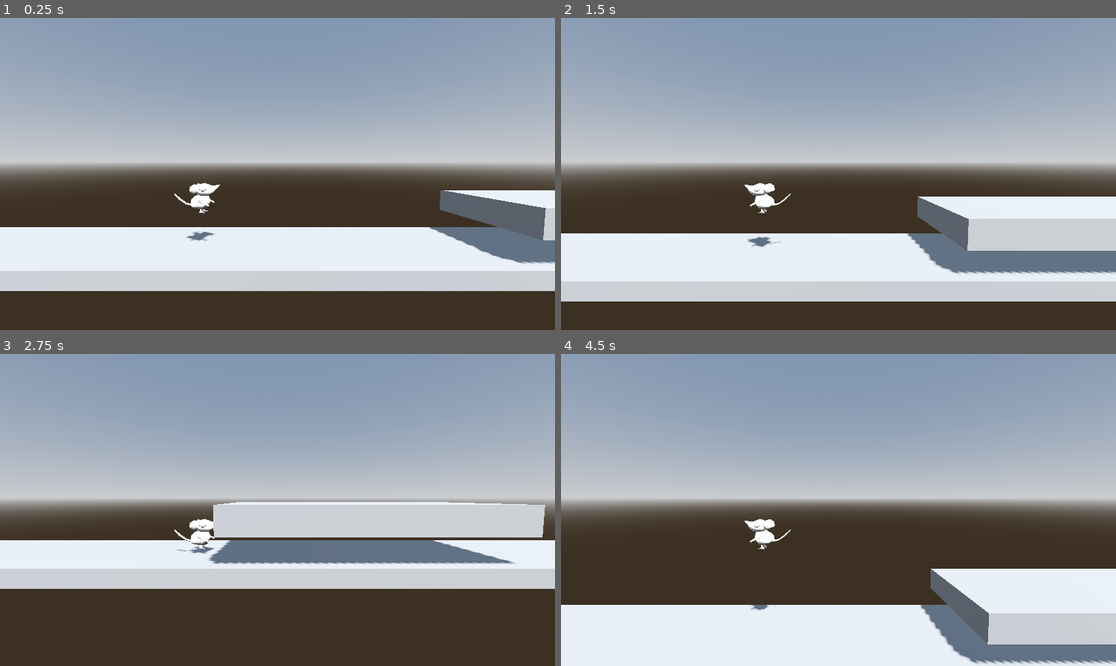
Above: before the commit, frames 1-4 (two rows, left to right).
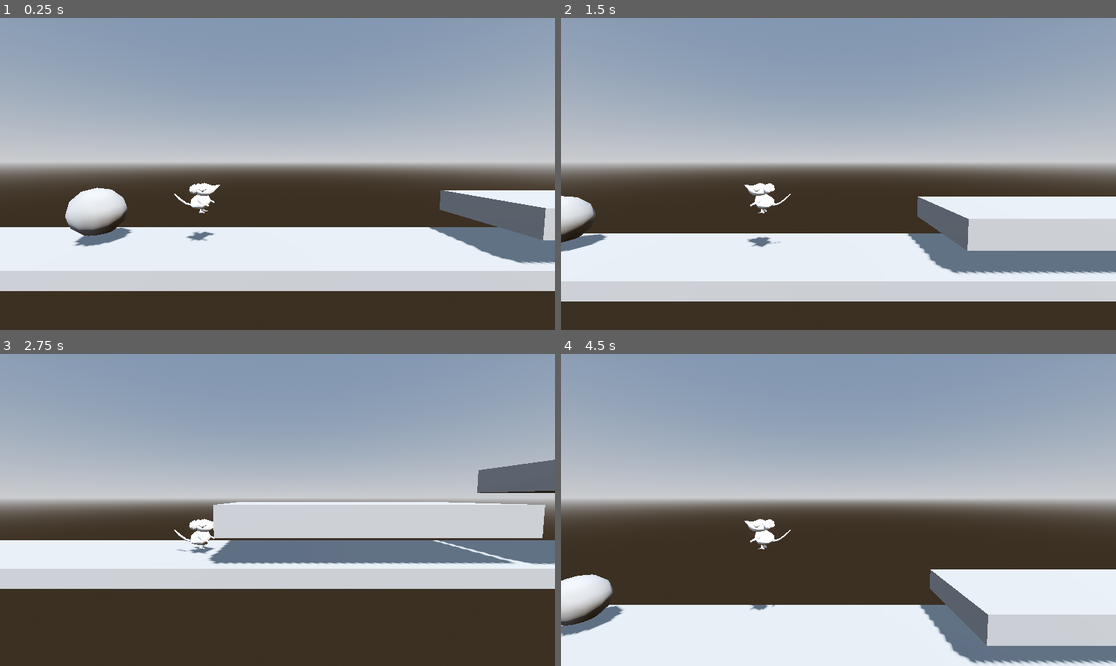
Above: after the commit, the same moments.

Repository: tomas-heredia/GGJ-2026
Game: Godot game, scene res://Scenes/main.tscn
The game is run twice, just before and just after one commit, with the same random seed, the same clock (stepped at 60 frames per second) and the same inputs.
Inputs:
- Up to frame 1 (0.25 s): no input
- Up to frame 2 (1.5 s): hold D (move_right) 0.53-1.28 s; tap Q (Phase) at 0.6 s; tap Space (jump) at 0.77 s; hold A (move_left) from 1.28 s (still down); tap E (interact) at 1.35 s
- Up to frame 3 (2.75 s): tap Space (jump) at 1.52 s; release A (move_left) at 2.03 s; hold D (move_right) from 2.03 s (still down); hold Shift (sprint) from 2.03 s (still down)
- Up to frame 4 (4.5 s): release Shift (sprint) at 2.78 s; tap Q (Phase) at 2.85 s; tap Space (jump) at 3.02, 3.77 s; release D (move_right) at 3.53 s; hold A (move_left) from 3.53 s (still down); tap E (interact) at 3.6 s; tap Shift (sprint) at 4.35 s

The runs differ from the first frame. In frame 1, 1.6% of the frame differs, in the area x 11-24%, y 54-74%; in frame 2, 0.9%; in frame 3, 2.4%, in the area x 38-100%, y 33-68%; in frame 4, 2.1%.

Commit message:
Phasing platforms with use of Phase mask with multiple platforms tested in main scene

Diff:
--- a/global-gameam-2026/Scenes/main.tscn
+++ b/global-gameam-2026/Scenes/main.tscn
@@ -1,8 +1,11 @@
-[gd_scene load_steps=8 format=3 uid="uid://4u3bk8nn8nwy"]
+[gd_scene load_steps=11 format=3 uid="uid://4u3bk8nn8nwy"]
 
 [ext_resource type="PackedScene" uid="uid://rm3wg8bi4pdg" path="res://Scenes/player.tscn" id="1_jjgbg"]
 [ext_resource type="PackedScene" uid="uid://5l10oegs5nfa" path="res://Scenes/moving_platform.tscn" id="2_8gbba"]
 [ext_resource type="PackedScene" uid="uid://ca3ycwfhayvqc" path="res://Scenes/breaking_platform.tscn" id="3_jjvhh"]
+[ext_resource type="PackedScene" uid="uid://chbvki7tiupk" path="res://Scenes/phasing_platform_white.tscn" id="4_kry3j"]
+[ext_resource type="PackedScene" uid="uid://c8sm8iv41pj0y" path="res://Scenes/phasing_platform_black.tscn" id="5_21xkr"]
+[ext_resource type="PackedScene" uid="uid://cv2p01h1vlr2p" path="res://Scenes/Mask.tscn" id="6_21xkr"]
 
 [sub_resource type="ProceduralSkyMaterial" id="ProceduralSkyMaterial_7dm0k"]
 sky_horizon_color = Color(0.66224277, 0.6717428, 0.6867428, 1)
@@ -48,3 +51,29 @@
 
 [node name="BreakingPlatform" parent="." instance=ExtResource("3_jjvhh")]
 transform = Transform3D(1, 0, 0, 0, 1, 0, 0, 0, 1, 7.851244, 0.9252382, 0.0056562424)
+
+[node name="BreakingPlatform2" parent="BreakingPlatform" instance=ExtResource("3_jjvhh")]
+transform = Transform3D(1, 0, 0, 0, 1, 0, 0, 0, 1, 5.45068, 0.7209719, 0.48364305)
+
+[node name="PhasingPlatformWhite" parent="." instance=ExtResource("4_kry3j")]
+transform = Transform3D(-4.371139e-08, -1, 0, 1, -4.371139e-08, 0, 0, 0, 1, -8.937393, 2.7151318, 0.025617123)
+
+[node name="PhasingPlatformWhite2" parent="PhasingPlatformWhite" instance=ExtResource("4_kry3j")]
+transform = Transform3D(1, 0, 0, 0, 1, 0, 0, 0, 1, 0, 3.8547964, 0)
+
+[node name="PhasingPlatformBlack" parent="." instance=ExtResource("5_21xkr")]
+transform = Transform3D(-4.371139e-08, -1, 0, 1, -4.371139e-08, 0, 0, 0, 1, -10.963481, 2.6855965, 0.071938515)
+
+[node name="PhasingPlatformBlack2" parent="PhasingPlatformBlack" instance=ExtResource("5_21xkr")]
+transform = Transform3D(1, 0, 0, 0, 1, 0, 0, 0, 1, 2.3841858e-07, 3.8108454, 0)
+
+[node name="Mask" parent="." instance=ExtResource("6_21xkr")]
+transform = Transform3D(1, 0, 0, 0, 1, 0, 0, 0, 1, -2.481287, 0.84555066, -0.12948847)
+worn_mask = 3
+
+[node name="MovingPlatform2" parent="." instance=ExtResource("2_8gbba")]
+transform = Transform3D(1, 0, 0, 0, 1, 0, 0, 0, 1, 26.681662, 0.6783446, 0.17340565)
+curve = SubResource("Curve3D_bo1nx")
+
+[connection signal="Change" from="CharacterBody3D" to="PhasingPlatformWhite" method="_on_character_body_3d_change"]
+[connection signal="Change" from="CharacterBody3D" to="PhasingPlatformBlack" method="_on_character_body_3d_change"]
--- a/global-gameam-2026/Scenes/phasing_platform_2.tscn
+++ b/global-gameam-2026/Scenes/phasing_platform_black.tscn
@@ -8,13 +8,11 @@
 [sub_resource type="BoxMesh" id="BoxMesh_ne8n3"]
 size = Vector3(5, 0.7, 2)
 
-[node name="PhasingPlatform2" type="StaticBody3D"]
-script = ExtResource("1_dvhya")
+[node name="PhasingPlatformBlack" type="StaticBody3D"]
+script = ExtResource("1_3a4uo")
 
 [node name="CollisionShape3D" type="CollisionShape3D" parent="."]
 shape = SubResource("BoxShape3D_ujuwg")
 
 [node name="MeshInstance3D" type="MeshInstance3D" parent="."]
 mesh = SubResource("BoxMesh_ne8n3")
-
-[node name="Timer" type="Timer" parent="."]
--- a/global-gameam-2026/Scenes/phasing_platform.tscn
+++ b/global-gameam-2026/Scenes/phasing_platform_white.tscn
@@ -8,8 +8,8 @@
 [sub_resource type="BoxMesh" id="BoxMesh_bif7l"]
 size = Vector3(5, 0.7, 2)
 
-[node name="PhasingPlatform" type="StaticBody3D"]
-script = ExtResource("1_nayrw")
+[node name="PhasingPlatformWhite" type="StaticBody3D"]
+script = ExtResource("1_p71q0")
 
 [node name="CollisionShape3D" type="CollisionShape3D" parent="."]
 shape = SubResource("BoxShape3D_dghnp")
@@ -17,8 +17,3 @@
 [node name="MeshInstance3D" type="MeshInstance3D" parent="."]
 mesh = SubResource("BoxMesh_bif7l")
 skeleton = NodePath("../CollisionShape3D")
-
-[node name="Timer" type="Timer" parent="."]
-
-[connection signal="visibility_changed" from="MeshInstance3D" to="." method="_on_mesh_instance_3d_visibility_changed"]
-[connection signal="timeout" from="Timer" to="." method="_on_timer_timeout"]
--- a/global-gameam-2026/Scripts/phasing_platform.gd
+++ b/global-gameam-2026/Scripts/phasing_platform.gd
@@ -1,16 +1,14 @@
 extends StaticBody3D
 
-var time = 1
+var count = 0
 
-func _ready():
-	if $StaticBody3D.name == "PhasingPlatform":
-		pass
+func _on_character_body_3d_change() -> void:
+	count += 1
+	if count % 2 == 1:
+		$CollisionShape3D.hide()
+		$MeshInstance3D.hide()
+		position += Vector3(0, -10000, 0)
 	else:
-		pass
-
-func _on_mesh_instance_3d_visibility_changed() -> void:
-	pass
-
-
-func _on_timer_timeout() -> void:
-	pass # Replace with function body.
+		$CollisionShape3D.show()
+		$MeshInstance3D.show()
+		position -= Vector3(0, -10000, 0)
--- a/global-gameam-2026/phasing_platform_2.gd
+++ b/global-gameam-2026/phasing_platform_2.gd
@@ -1,6 +1,15 @@
 extends StaticBody3D
 
-var time = 1
+var count = 0
 
-func _ready():
-	pass
+func _on_character_body_3d_change() -> void:
+	count += 1
+	if count % 2 == 1:
+		$CollisionShape3D.show()
+		$MeshInstance3D.show()
+		if count != 1:
+			position -= Vector3(0, -10000, 0)
+	else:
+		$CollisionShape3D.hide()
+		$MeshInstance3D.hide()
+		position += Vector3(0, -10000, 0)
--- a/global-gameam-2026/project.godot
+++ b/global-gameam-2026/project.godot
@@ -72,6 +72,8 @@
 "events": [Object(InputEventKey,"resource_local_to_scene":false,"resource_name":"","device":-1,"window_id":0,"alt_press …(192 unchanged characters)…
 ]
 }
+3d/physics_engine="Jolt Physics"
 
+[physics]
 
 3d/physics_engine="Jolt Physics"
Not shown: 1 places in global-gameam-2026/Scenes/phasing_platform_black.tscn that only renumber resources
Not shown: 1 places in global-gameam-2026/Scenes/phasing_platform_white.tscn that only renumber resources
